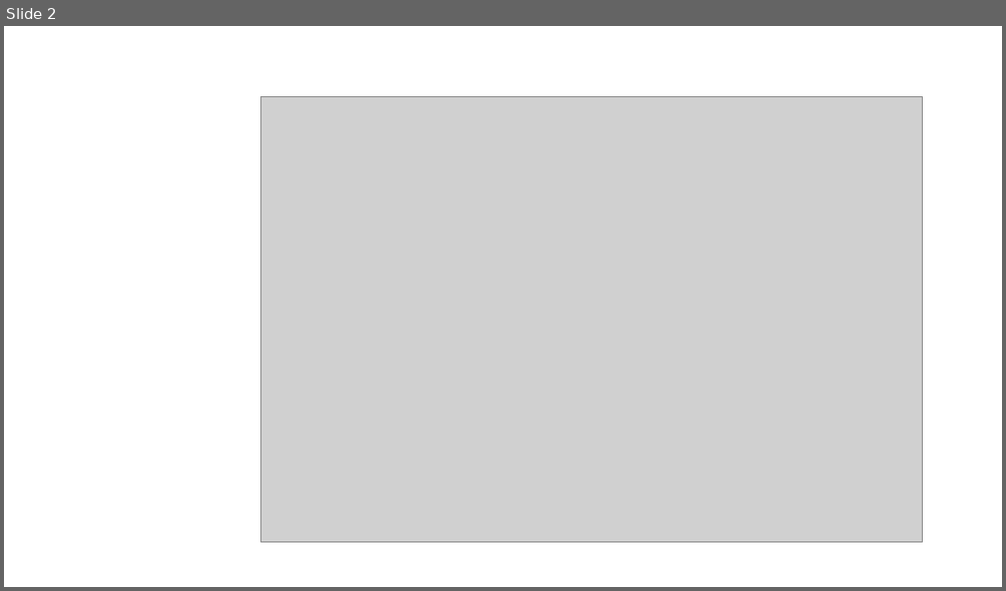
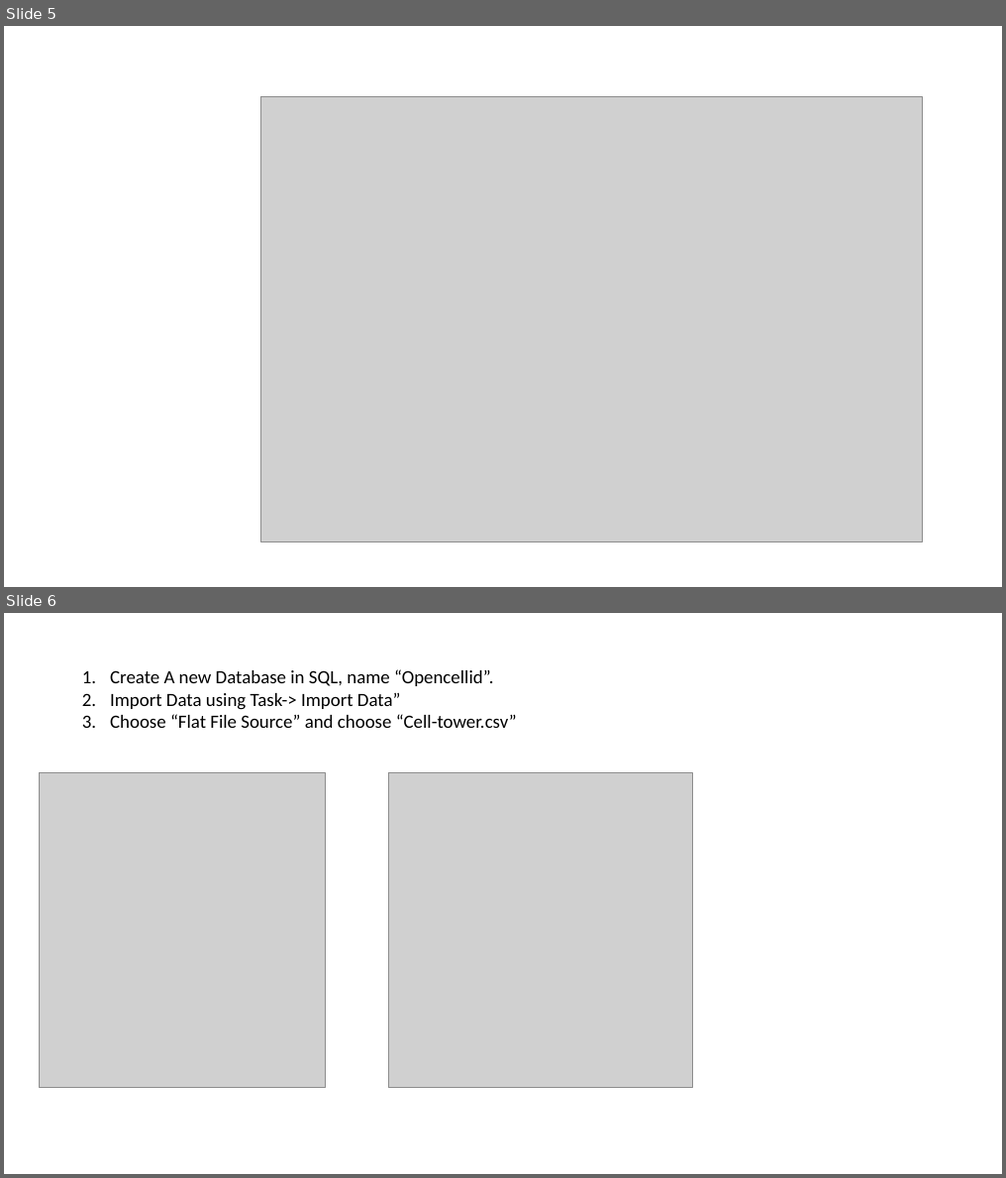
Before and after one commit to mimm1/OpenCell, a slide deck: Presentation.pptx. Shown one above the other, each under a label of ours: slide 2 before the commit, slides 5 and 6 after it. The pictures are 1006x591 and 1006x1178 pixels, drawn with LibreOffice and Linux fonts; fonts in the diff are those of the drawing; grey boxes stand for pictures. Boxes give left, top, right and bottom in pixels: in the first picture for what was removed or moved away, otherwise in the second. Text is boxed around its words. In the diff, an @@ line names an element or a change of style, - is before the commit and + after.

```diff
--- a/Presentation.pptx
+++ b/Presentation.pptx
@@ slide 6 added at (x1=4, y1=613, x2=1002, y2=1174), background #FFFFFF @@
@@ text added at (x1=110, y1=669, x2=517, y2=728), 18 pt, text #000000 @@
+1. Create A new Database in SQL, name “Opencellid”.
+2. Import Data using Task-> Import Data”
+3. Choose “Flat File Source” and choose “Cell-tower.csv”
@@ picture added at (x1=40, y1=773, x2=325, y2=1088) @@
@@ picture added at (x1=389, y1=773, x2=692, y2=1088) @@
@@ what was slide 2 is now slide 5 @@
```
Also in this commit, not shown: 3 other slides added.
